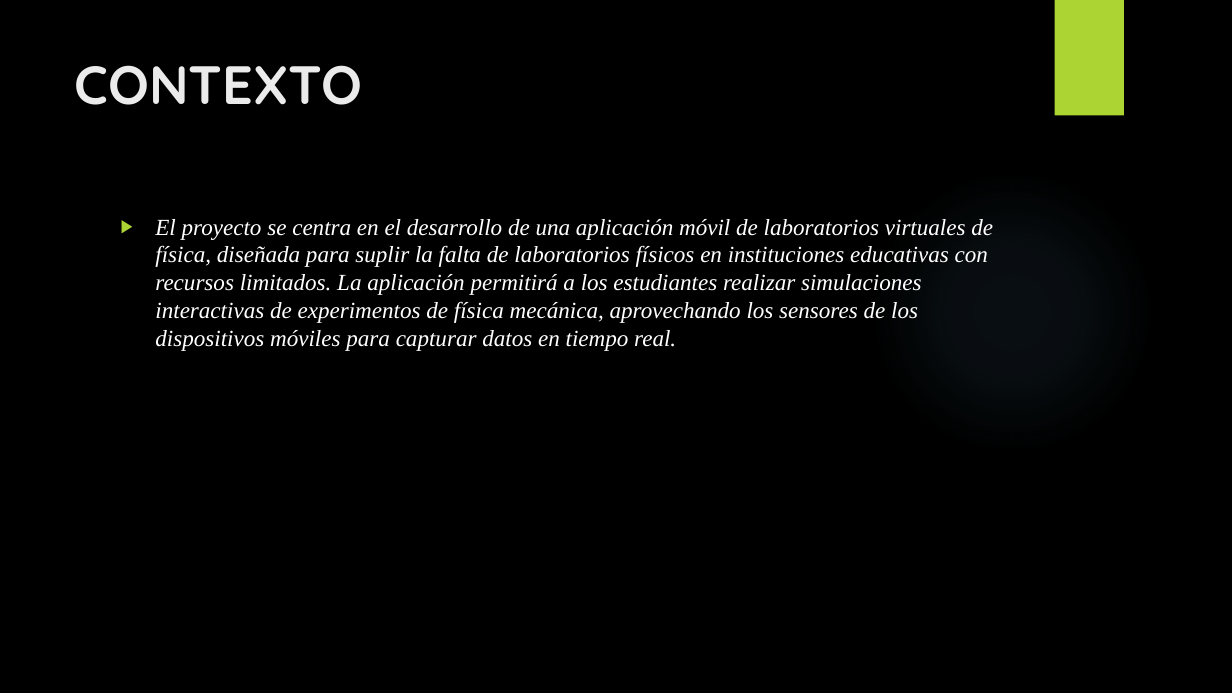
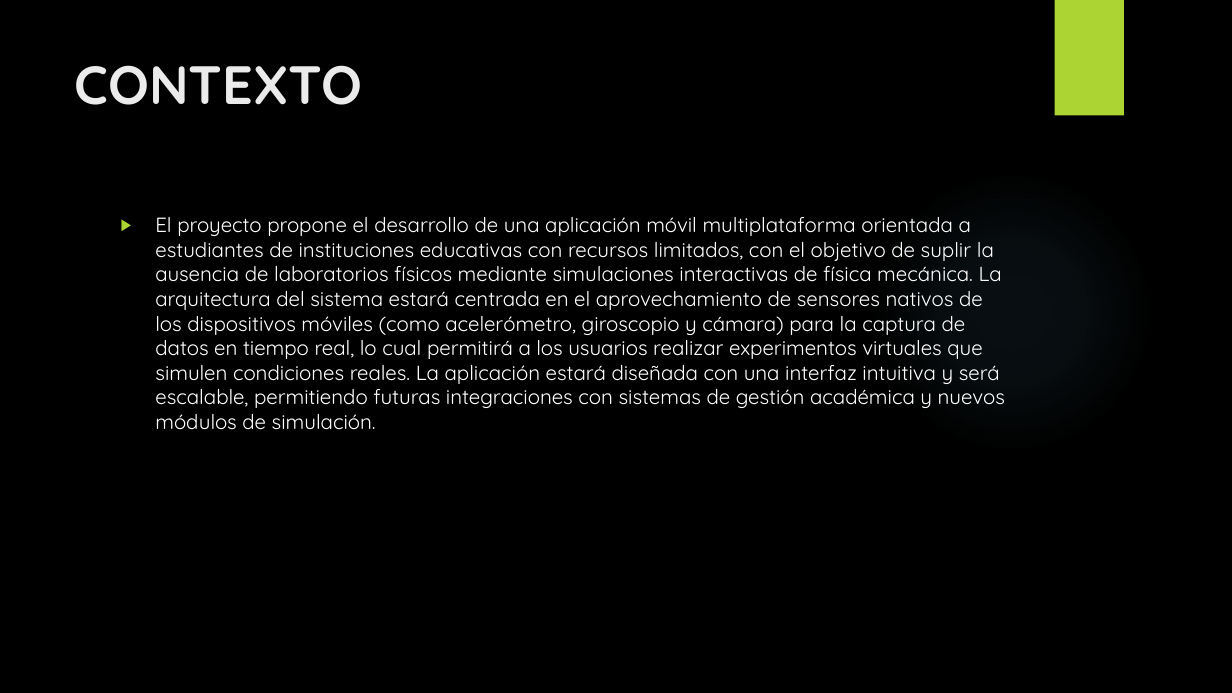
Before and after one commit to Jucer74/SoftwareArchitecture, a slide deck: slide 3 of Project/Context/EduPhysics.context.pptx. Drawn at 1232x693 pixels with LibreOffice and Linux fonts; fonts in the diff are those of the drawing; background and template pictures are left out. Boxes give left, top, right and bottom in pixels: in the first picture for what was removed or moved away, otherwise in the second. Text is boxed around its words. In the diff, an @@ line names an element or a change of style, - is before the commit and + after.

```diff
--- a/Project/Context/EduPhysics.context.pptx
+++ b/Project/Context/EduPhysics.context.pptx
@@ text at bbox=[155, 217, 1005, 430]: text changed; size 18 to 16 pt; font Times New Roman to Quicksand; italic off @@
-▶ El proyecto se centra en el desarrollo de una aplicación móvil de laboratorios virtuales de física, diseñada para suplir la falta de laboratorios físicos en instituciones educativas con recursos limitados. La aplicación permitirá a los estudiantes realizar simulaciones interactivas de experimentos de física mecánica, aprovechando los sensores de los dispositivos móviles para capturar datos en tiempo real.
+▶ El proyecto propone el desarrollo de una aplicación móvil multiplataforma orientada a estudiantes de instituciones educativas con recursos limitados, con el objetivo de suplir la ausencia de laboratorios físicos mediante simulaciones interactivas de física mecánica. La arquitectura del sistema estará centrada en el aprovechamiento de sensores nativos de los dispositivos móviles (como acelerómetro, giroscopio y cámara) para la captura de datos en tiempo real, lo cual permitirá a los usuarios realizar experimentos virtuales que simulen condiciones reales. La aplicación estará diseñada con una interfaz intuitiva y será escalable, permitiendo futuras integraciones con sistemas de gestión académica y nuevos módulos de simulación.
```
Also in this commit, not shown: 4 other slides changed, 1 slide added, 1 slide removed.
